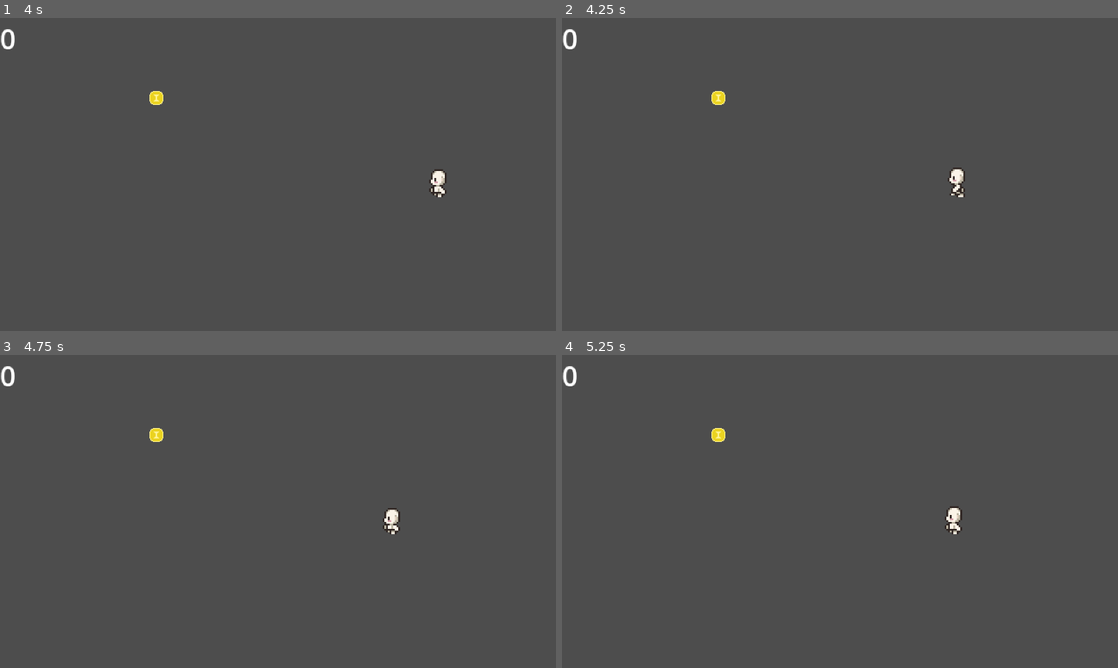
Above: before the commit, frames 1-4 (two rows, left to right).
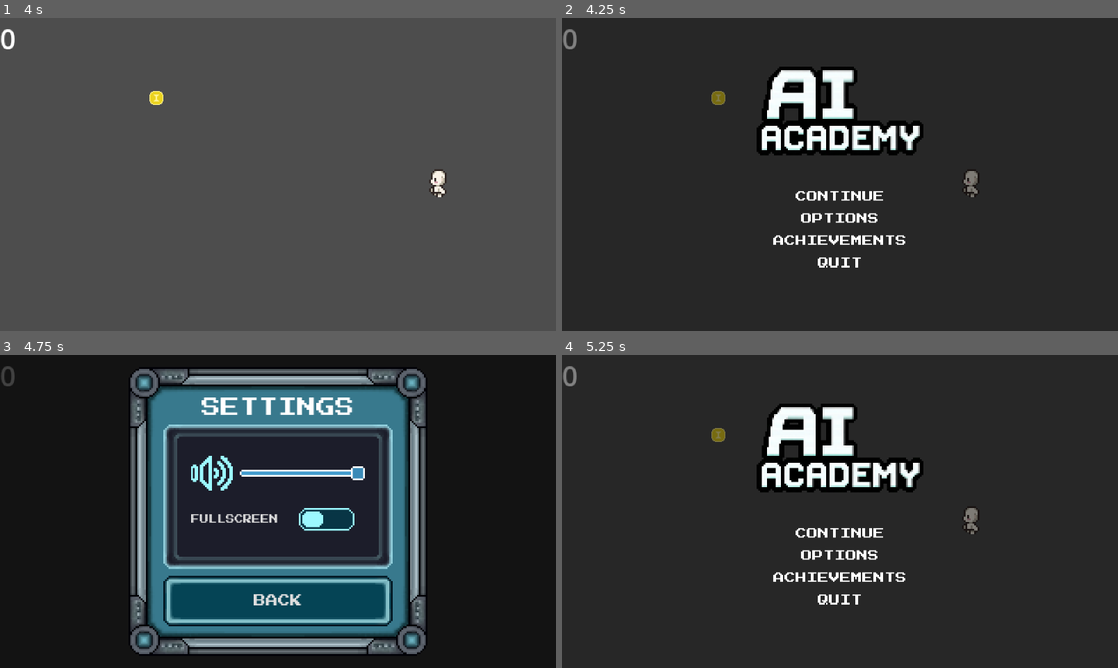
Above: after the commit, the same moments.

Repository: khriii/ai-academy
Game: Godot game, scene res://scenes/main/main.tscn
The game is run twice, just before and just after one commit, with the same random seed, the same clock (stepped at 60 frames per second) and the same inputs.
Inputs (mouse positions are in pixels of both pictures, inside the frame that each line leads up to):
- Up to frame 1 (4 s): tap Enter at 0.5 s; hold D (move_right) 0.53-1.28 s; tap Space (continue_dialogue) every 0.75 s from 0.6 to 3.6 s; hold S (move_down) 1.28-2.03 s; hold D (move_right) 2.03-2.78 s; hold W (move_up) 2.78-3.53 s; hold A (move_left) from 3.53 s (still down)
- Up to frame 2 (4.25 s): keep holding A (move_left); tap Escape (esc, bound only after the commit) at 4.15 s
- Up to frame 3 (4.75 s): release A (move_left) at 4.25 s; click (278, 555) at 4.25 s, where only the run after the commit has a clickable "OPTIONS"
- Up to frame 4 (5.25 s): click (840, 577) at 5 s, where only the run after the commit has a clickable "ACHIEVEMENTS"

Frame 1 is identical in both runs. In frame 2, 100% of the frame differs, in the area x 0-100%, y 0-100%; in frame 3, 95%; in frame 4, 100%.

Commit message:
implemented PauseMenu in the Main game scene. fixed a performance issue, all menus were be instantied instead of changing visibility. removed menu_handler file and transferred its content into the main_menu.gd file.

Diff:
--- a/project.godot
+++ b/project.godot
@@ -61,6 +61,11 @@
 , Object(InputEventMouseButton,"resource_local_to_scene":false,"resource_name":"","device":-1,"window_id":0,"alt_presse …(248 unchanged characters)…
 ]
 }
+esc={
+"deadzone": 0.2,
+"events": [Object(InputEventKey,"resource_local_to_scene":false,"resource_name":"","device":-1,"window_id":0,"alt_pressed":false,"shift_pressed":false,"ctrl_pressed":false,"meta_pressed":false,"pressed":false,"keycode":0,"physical_keycode":4194305,"key_label":0,"unicode":0,"location":0,"echo":false,"script":null)
+]
+}
 
 [physics]
 
--- a/scenes/main/main.gd
+++ b/scenes/main/main.gd
@@ -1,6 +1,8 @@
 extends Node2D
 
 @export var player: Player
+@export var pause_menu: PauseMenu
+
 
 func _ready() -> void:
 	var new_item = Item.new()
@@ -9,3 +11,14 @@
 	player.inventory.addItem(new_item)
 
 	print("Item: " + player.inventory.getItem(0).item_name)
+
+
+func _physics_process(_delta: float) -> void:
+	if Input.is_action_just_pressed("esc"):
+		if pause_menu:
+			if pause_menu.visible:
+				pause_menu._hide()
+				get_tree().paused = false
+			else:
+				pause_menu._show()
+				get_tree().paused = true
--- a/scenes/main/main.tscn
+++ b/scenes/main/main.tscn
@@ -4,16 +4,25 @@
 [ext_resource type="Script" uid="uid://vsi8326ynpr2" path="res://scenes/main/main.gd" id="1_k2fmo"]
 [ext_resource type="PackedScene" uid="uid://0dhqbdv8mth2" path="res://scenes/collectibles/coin.tscn" id="2_iuonh"]
 [ext_resource type="PackedScene" uid="uid://8y2umwl3jird" path="res://scenes/ui/ui.tscn" id="4_l3cfh"]
+[ext_resource type="PackedScene" uid="uid://cqj7rh8bbjgk" path="res://scenes/ui/menu/pause_menu/pause_menu.tscn" id="5_6q06x"]
 
-[node name="Main" type="Node2D" unique_id=1611986789 node_paths=PackedStringArray("player")]
+[node name="Main" type="Node2D" unique_id=1611986789 node_paths=PackedStringArray("player", "pause_menu")]
+process_mode = 3
 script = ExtResource("1_k2fmo")
-player = NodePath("Player")
+player = NodePath("Objects/Player")
+pause_menu = NodePath("PauseMenu")
 metadata/_edit_vertical_guides_ = [-14787.0]
 
-[node name="Player" parent="." unique_id=1023106120 instance=ExtResource("1_hyk8p")]
+[node name="PauseMenu" parent="." unique_id=1499191766 instance=ExtResource("5_6q06x")]
+visible = false
+
+[node name="Objects" type="Node2D" parent="." unique_id=1777306303]
+process_mode = 1
+
+[node name="Player" parent="Objects" unique_id=1023106120 instance=ExtResource("1_hyk8p")]
 position = Vector2(147, 97)
 
-[node name="Coin" parent="." unique_id=1100059931 instance=ExtResource("2_iuonh")]
+[node name="Coin" parent="Objects" unique_id=1100059931 instance=ExtResource("2_iuonh")]
 position = Vector2(90, 46)
 
-[node name="UI" parent="." unique_id=198059914 instance=ExtResource("4_l3cfh")]
+[node name="UI" parent="Objects" unique_id=198059914 instance=ExtResource("4_l3cfh")]
--- a/scenes/ui/menu/menu_handler.gd
+++ b/scenes/ui/menu/main_menu/main_menu.gd
@@ -1,7 +1,8 @@
-extends Node2D
+extends Control
 
 @export var scene_changer: SceneChanger
 @export var animation_player: AnimationPlayer
+@export var options_menu: OptionsMenu
 
 # Labels and Buttons
 @export var start_message_label: Label
@@ -10,8 +11,6 @@
 @export var options_button: Button
 @export var achievements_button: Button
 @export var exit_button: Button
-
-@export var options_menu_scene: PackedScene = preload("res://scenes/ui/menu/pause_menu/settings_menu/settings_menu.tscn")
 
 var first_input: bool = true
 
@@ -24,6 +23,7 @@
 	if not start_message_label: print_error("start_message_label missing")
 	if not animation_player: print_error("animation_player missing")
 	if not new_game_button: print_error("new_game_button missing")
+	if not options_menu: print_error("options_menu missing")
 	if not continue_button: print_error("continue_button missing")
 	if not options_button: print_error("options_button missing")
 	if not achievements_button: print_error("achievements_button missing")
@@ -70,9 +70,8 @@
 
 # Method run when user wants to open options menu (settings)
 func on_options_pressed():
-	if options_menu_scene:
-		var scene = options_menu_scene.instantiate()
-		self.add_child(scene)
+	if options_menu:
+		options_menu._show()
 
 # Method run when user wants to open achievements menu
 func on_achievements_pressed():
@@ -82,7 +81,6 @@
 func on_exit_pressed():
 	get_tree().quit()
 
-
 func _input(event: InputEvent) -> void:
 	if event is InputEventKey:
 		if event.pressed and event.keycode:
--- a/scenes/ui/menu/menu.tscn
+++ b/scenes/ui/menu/main_menu/main_menu.tscn
@@ -1,12 +1,13 @@
 [gd_scene format=3 uid="uid://cxy4xojvhmdil"]
 
-[ext_resource type="Script" uid="uid://cahgu2fcc5e06" path="res://scenes/ui/menu/menu_handler.gd" id="2_q18yf"]
-[ext_resource type="Script" uid="uid://dc2o5ljgvjscy" path="res://scripts/classes/scene_changer.gd" id="3_r4xos"]
-[ext_resource type="PackedScene" uid="uid://dby1qkve0afmi" path="res://scenes/main/main.tscn" id="4_05f3o"]
-[ext_resource type="Texture2D" uid="uid://chaqddooiduww" path="res://assets/sprites/ui/backgrounds/background.png" id="6_047m5"]
-[ext_resource type="Theme" uid="uid://g1ocbg82y04t" path="res://assets/themes/ui/menu/menu.tres" id="7_047m5"]
-[ext_resource type="Texture2D" uid="uid://bfgoxqpgxqos6" path="res://assets/sprites/ui/titles/title.png" id="7_1316l"]
-[ext_resource type="FontFile" uid="uid://brf58hjte31in" path="res://assets/fonts/PressStart2P-Regular.ttf" id="8_1316l"]
+[ext_resource type="Script" uid="uid://bnp0rcldny1cs" path="res://scenes/ui/menu/main_menu/main_menu.gd" id="1_3xn5e"]
+[ext_resource type="Script" uid="uid://dc2o5ljgvjscy" path="res://scripts/classes/scene_changer.gd" id="2_3wc3c"]
+[ext_resource type="PackedScene" uid="uid://dby1qkve0afmi" path="res://scenes/main/main.tscn" id="3_w55h4"]
+[ext_resource type="Texture2D" uid="uid://chaqddooiduww" path="res://assets/sprites/ui/backgrounds/background.png" id="4_e72yv"]
+[ext_resource type="Texture2D" uid="uid://bfgoxqpgxqos6" path="res://assets/sprites/ui/titles/title.png" id="5_va6oq"]
+[ext_resource type="FontFile" uid="uid://brf58hjte31in" path="res://assets/fonts/PressStart2P-Regular.ttf" id="6_mud7k"]
+[ext_resource type="Theme" uid="uid://g1ocbg82y04t" path="res://assets/themes/ui/menu/menu.tres" id="7_qchlq"]
+[ext_resource type="PackedScene" uid="uid://1yi6eqx3s8c3" path="res://scenes/ui/menu/options_menu/options_menu.tscn" id="8_rok12"]
 
 [sub_resource type="StyleBoxEmpty" id="StyleBoxEmpty_1316l"]
 content_margin_top = 6.0
@@ -125,28 +126,27 @@
 &"menu_in": SubResource("Animation_2nsh4")
 }
 
-[node name="Menu" type="Control" unique_id=1125525901]
+[node name="MainMenu" type="Control" unique_id=1125525901 node_paths=PackedStringArray("scene_changer", "animation_player", "options_menu", "start_message_label", "new_game_button", "continue_button", "options_button", "achievements_button", "exit_button")]
 layout_mode = 3
 anchors_preset = 15
 anchor_right = 1.0
 anchor_bottom = 1.0
 grow_horizontal = 2
 grow_vertical = 2
-
-[node name="MenuHandler" type="Node2D" parent="." unique_id=1073118471 node_paths=PackedStringArray("scene_changer", "animation_player", "start_message_label", "new_game_button", "continue_button", "options_button", "achievements_button", "exit_button")]
-script = ExtResource("2_q18yf")
-scene_changer = NodePath("../SceneChanger")
-animation_player = NodePath("../AnimationPlayer")
-start_message_label = NodePath("../StartMessageLabel")
-new_game_button = NodePath("../ButtonsContainer/NewGameButton")
-continue_button = NodePath("../ButtonsContainer/ContinueButton")
-options_button = NodePath("../ButtonsContainer/OptionsButton")
-achievements_button = NodePath("../ButtonsContainer/AchievementsButton")
-exit_button = NodePath("../ButtonsContainer/ExitButton")
+script = ExtResource("1_3xn5e")
+scene_changer = NodePath("SceneChanger")
+animation_player = NodePath("AnimationPlayer")
+options_menu = NodePath("OptionsMenu")
+start_message_label = NodePath("StartMessageLabel")
+new_game_button = NodePath("ButtonsContainer/NewGameButton")
+continue_button = NodePath("ButtonsContainer/ContinueButton")
+options_button = NodePath("ButtonsContainer/OptionsButton")
+achievements_button = NodePath("ButtonsContainer/AchievementsButton")
+exit_button = NodePath("ButtonsContainer/ExitButton")
 
 [node name="SceneChanger" type="Node2D" parent="." unique_id=1509841649]
-script = ExtResource("3_r4xos")
-next_scene = ExtResource("4_05f3o")
+script = ExtResource("2_3wc3c")
+next_scene = ExtResource("3_w55h4")
 metadata/_custom_type_script = "uid://dc2o5ljgvjscy"
 
 [node name="ColorRect" type="ColorRect" parent="." unique_id=2127054234]
@@ -254,9 +254,12 @@
 layout_mode = 2
 size_flags_horizontal = 4
 theme_override_colors/font_color = Color(1, 1, 1, 1)
-theme_override_fonts/font = ExtResource("8_1316l")
+theme_override_fonts/font = ExtResource("6_mud7k")
 theme_override_styles/normal = SubResource("StyleBoxEmpty_2nsh4")
 text = "EXIT"
 
 [node name="AnimationPlayer" type="AnimationPlayer" parent="." unique_id=1772491313]
 libraries/ = SubResource("AnimationLibrary_afxhl")
+
+[node name="OptionsMenu" parent="." unique_id=2104268155 instance=ExtResource("8_rok12")]
+visible = false
--- a/scenes/ui/menu/pause_menu/settings_menu/settings_menu.gd
+++ b/scenes/ui/menu/options_menu/options_menu.gd
@@ -1,11 +1,11 @@
-class_name SettingsMenu
+class_name OptionsMenu
 extends CanvasLayer
 
 @export var fullscreen_check_button: CheckButton
 @export var volume_slider: HSlider
 @export var exit_button: Button
 
-var filename: String = "settings_menu.gd"
+var filename: String = "options_menu.gd"
 
 func _ready() -> void:
 	check_nodes()
@@ -25,6 +25,11 @@
 	if not volume_slider: print_error("volume_slider missing")
 	if not exit_button: print_error("exit_button missing")
 
+func _show():
+	self.visible = true
+
+func _hide():
+	self.visible = false
 
 func _on_fullscreen_checkbox_toggled(button_pressed: bool):
 	if button_pressed:
@@ -36,4 +41,4 @@
 	pass
 
 func _on_exit_button_pressed():
-	visible = false
+	self._hide()
--- a/scenes/ui/menu/pause_menu/settings_menu/settings_menu.tscn
+++ b/scenes/ui/menu/options_menu/options_menu.tscn
@@ -1,23 +1,23 @@
 [gd_scene format=3 uid="uid://1yi6eqx3s8c3"]
 
-[ext_resource type="Script" uid="uid://b42n5so2jw3is" path="res://scenes/ui/menu/pause_menu/settings_menu/settings_menu.gd" id="1_x1qsb"]
-[ext_resource type="Texture2D" uid="uid://cc33kx3ojt5ke" path="res://assets/sprites/ui/elements/menu/menu.png" id="2_ncmfy"]
-[ext_resource type="Theme" uid="uid://bk1umnho7s31p" path="res://assets/themes/ui/holo/holo.tres" id="3_3rkpm"]
-[ext_resource type="Texture2D" uid="uid://bxsbtg20dj30h" path="res://assets/sprites/ui/elements/menu/menu_2.png" id="3_prlcr"]
-[ext_resource type="Texture2D" uid="uid://c64e26nih8i0s" path="res://assets/sprites/ui/icons/audio_icon.png" id="5_csm3m"]
+[ext_resource type="Script" uid="uid://b42n5so2jw3is" path="res://scenes/ui/menu/options_menu/options_menu.gd" id="1_agnke"]
+[ext_resource type="Texture2D" uid="uid://cc33kx3ojt5ke" path="res://assets/sprites/ui/elements/menu/menu.png" id="2_olp02"]
+[ext_resource type="Theme" uid="uid://bk1umnho7s31p" path="res://assets/themes/ui/holo/holo.tres" id="3_xfglt"]
+[ext_resource type="Texture2D" uid="uid://bxsbtg20dj30h" path="res://assets/sprites/ui/elements/menu/menu_2.png" id="4_enjhm"]
+[ext_resource type="Texture2D" uid="uid://c64e26nih8i0s" path="res://assets/sprites/ui/icons/audio_icon.png" id="5_vs76l"]
 
 [sub_resource type="StyleBoxFlat" id="StyleBoxFlat_prlcr"]
 bg_color = Color(0, 0, 0, 0.49411765)
 
 [sub_resource type="StyleBoxTexture" id="StyleBoxTexture_qm7bs"]
-texture = ExtResource("2_ncmfy")
+texture = ExtResource("2_olp02")
 texture_margin_left = 40.0
 texture_margin_top = 40.0
 texture_margin_right = 40.0
 texture_margin_bottom = 40.0
 
 [sub_resource type="StyleBoxTexture" id="StyleBoxTexture_alcku"]
-texture = ExtResource("3_prlcr")
+texture = ExtResource("4_enjhm")
 texture_margin_left = 11.0
 texture_margin_top = 11.0
 texture_margin_right = 11.0
@@ -25,13 +25,13 @@
 
 [sub_resource type="ShaderMaterial" id="ShaderMaterial_alcku"]
 
-[node name="SettingsMenu" type="CanvasLayer" unique_id=2104268155 node_paths=PackedStringArray("fullscreen_check_button", "volume_slider", "exit_button")]
-script = ExtResource("1_x1qsb")
+[node name="OptionsMenu" type="CanvasLayer" unique_id=2104268155 node_paths=PackedStringArray("fullscreen_check_button", "volume_slider", "exit_button")]
+script = ExtResource("1_agnke")
 fullscreen_check_button = NodePath("Panel/MarginContainer/VBoxContainer/PanelContainer/MarginContainer/VBoxContainer/FullscreenCheckButton")
 volume_slider = NodePath("Panel/MarginContainer/VBoxContainer/PanelContainer/MarginContainer/VBoxContainer/HBoxContainer/VolumeSlider")
 exit_button = NodePath("Panel/MarginContainer/VBoxContainer/ExitButton")
 
-[node name="PanelOpaque" type="Panel" parent="." unique_id=693264009]
+[node name="BackgroundTrasparentPanel" type="Panel" parent="." unique_id=693264009]
 anchors_preset = 15
 anchor_right = 1.0
 anchor_bottom = 1.0
--- a/scenes/ui/menu/pause_menu/pause_menu.gd
+++ b/scenes/ui/menu/pause_menu/pause_menu.gd
@@ -1,32 +1,39 @@
-extends Control
+class_name PauseMenu
+extends CanvasLayer
 
-@export var resume_button: Button
-@export var settings_button: Button
-@export var settings_menu: SettingsMenu
+@export var continue_button: Button
+@export var options_button: Button
+@export var options_menu: OptionsMenu
 
 var filename = "pause_menu.gd"
 
 func _ready() -> void:
 	check_nodes()
 
-	if resume_button:
-		resume_button.pressed.connect(_on_resume_button_pressed)
-	if settings_button:
-		settings_button.pressed.connect(_on_settings_button_pressed)
+	if continue_button:
+		continue_button.pressed.connect(on_continue_button_pressed)
+	if options_button:
+		options_button.pressed.connect(on_options_button_pressed)
+	if options_menu:
+		options_menu._hide()
 
 func print_error(error_message):
 	print(filename + ": " + error_message)
 
 func check_nodes():
-	if not resume_button: print_error("resume_button missing")
-	if not settings_button: print_error("settings_button missing")
-	if not settings_menu: print_error("settings_menu missing")
+	if not continue_button: print_error("continue_button missing")
+	if not options_button: print_error("options_button missing")
+	if not options_menu: print_error("options_menu missing")
 
-func _on_resume_button_pressed():
-	queue_free()
+func _show():
+	self.visible = true
 
-func _on_settings_button_pressed():
-	print("open settings")
+func _hide():
+	self.visible = false
+	get_tree().paused = false
 
-	if settings_menu:
-		settings_menu.visible = true
+func on_continue_button_pressed():
+	self._hide()
+
+func on_options_button_pressed():
+	if options_menu: options_menu._show()
--- a/scenes/ui/menu/pause_menu/pause_menu.tscn
+++ b/scenes/ui/menu/pause_menu/pause_menu.tscn
@@ -1,50 +1,95 @@
 [gd_scene format=3 uid="uid://cqj7rh8bbjgk"]
 
 [ext_resource type="Script" uid="uid://dm3ofkrq2flxv" path="res://scenes/ui/menu/pause_menu/pause_menu.gd" id="1_d7mpl"]
-[ext_resource type="PackedScene" uid="uid://1yi6eqx3s8c3" path="res://scenes/ui/menu/pause_menu/settings_menu/settings_menu.tscn" id="2_hbysy"]
+[ext_resource type="Texture2D" uid="uid://bfgoxqpgxqos6" path="res://assets/sprites/ui/titles/title.png" id="2_go30t"]
+[ext_resource type="Theme" uid="uid://g1ocbg82y04t" path="res://assets/themes/ui/menu/menu.tres" id="3_ajc8u"]
+[ext_resource type="FontFile" uid="uid://brf58hjte31in" path="res://assets/fonts/PressStart2P-Regular.ttf" id="4_2tjv6"]
+[ext_resource type="PackedScene" uid="uid://1yi6eqx3s8c3" path="res://scenes/ui/menu/options_menu/options_menu.tscn" id="5_ajc8u"]
 
-[node name="PauseMenu" type="Control" unique_id=1031480872 node_paths=PackedStringArray("resume_button", "settings_button", "settings_menu")]
-layout_mode = 3
+[sub_resource type="StyleBoxFlat" id="StyleBoxFlat_8slkm"]
+bg_color = Color(0, 0, 0, 0.49411765)
+
+[sub_resource type="StyleBoxEmpty" id="StyleBoxEmpty_ibkr2"]
+content_margin_top = 6.0
+content_margin_bottom = 6.0
+
+[node name="PauseMenu" type="CanvasLayer" unique_id=1499191766 node_paths=PackedStringArray("continue_button", "options_button", "options_menu")]
+process_mode = 3
+script = ExtResource("1_d7mpl")
+continue_button = NodePath("ButtonsContainer/ContinueButton")
+options_button = NodePath("ButtonsContainer/OptionsButton")
+options_menu = NodePath("OptionsMenu")
+
+[node name="BackgroundTrasparentPanel" type="Panel" parent="." unique_id=1037599698]
 anchors_preset = 15
 anchor_right = 1.0
 anchor_bottom = 1.0
 grow_horizontal = 2
 grow_vertical = 2
-script = ExtResource("1_d7mpl")
-resume_button = NodePath("ResumeButton")
-settings_button = NodePath("SettingsButton")
-settings_menu = NodePath("SettingsMenu")
+theme_override_styles/panel = SubResource("StyleBoxFlat_8slkm")
 
-[node name="ResumeButton" type="Button" parent="." unique_id=1319155094]
-layout_mode = 1
+[node name="GameTitle" type="TextureRect" parent="." unique_id=1054809185]
 anchors_preset = 8
 anchor_left = 0.5
 anchor_top = 0.5
 anchor_right = 0.5
 anchor_bottom = 0.5
-offset_left = -4.0
-offset_top = -4.0
-offset_right = 4.0
-offset_bottom = 4.0
+offset_left = -50.0
+offset_top = -66.0
+offset_right = 50.00009
+offset_bottom = -7.9990616
 grow_horizontal = 2
 grow_vertical = 2
-text = "Resume"
+texture = ExtResource("2_go30t")
 
-[node name="SettingsButton" type="Button" parent="." unique_id=952532063]
-layout_mode = 1
+[node name="ButtonsContainer" type="VBoxContainer" parent="." unique_id=1670700539]
+self_modulate = Color(1, 1, 1, 0.54999995)
 anchors_preset = 8
 anchor_left = 0.5
 anchor_top = 0.5
 anchor_right = 0.5
 anchor_bottom = 0.5
-offset_left = -35.0
-offset_top = 19.5
-offset_right = 35.0
-offset_bottom = 50.5
+offset_left = -115.0
+offset_top = -53.000008
+offset_right = 115.0
+offset_bottom = 147.0
 grow_horizontal = 2
 grow_vertical = 2
-text = "Settings"
+scale = Vector2(0.4, 0.4)
+pivot_offset = Vector2(115, 100)
+theme = ExtResource("3_ajc8u")
 
-[node name="SettingsMenu" parent="." unique_id=790654355 instance=ExtResource("2_hbysy")]
+[node name="ContinueButton" type="Button" parent="ButtonsContainer" unique_id=2056856324]
+layout_mode = 2
+size_flags_horizontal = 4
+theme_override_colors/font_color = Color(1, 1, 1, 1)
+theme_override_fonts/font = ExtResource("4_2tjv6")
+theme_override_styles/normal = SubResource("StyleBoxEmpty_ibkr2")
+text = "CONTINUE"
+
+[node name="OptionsButton" type="Button" parent="ButtonsContainer" unique_id=2014570862]
+layout_mode = 2
+size_flags_horizontal = 4
+theme_override_colors/font_color = Color(1, 1, 1, 1)
+theme_override_fonts/font = ExtResource("4_2tjv6")
+theme_override_styles/normal = SubResource("StyleBoxEmpty_ibkr2")
+text = "OPTIONS"
+
+[node name="AchievementsButton" type="Button" parent="ButtonsContainer" unique_id=2126258033]
+layout_mode = 2
+size_flags_horizontal = 4
+theme_override_colors/font_color = Color(1, 1, 1, 1)
+theme_override_fonts/font = ExtResource("4_2tjv6")
+theme_override_styles/normal = SubResource("StyleBoxEmpty_ibkr2")
+text = "ACHIEVEMENTS"
+
+[node name="QuitButton" type="Button" parent="ButtonsContainer" unique_id=1933878464]
+layout_mode = 2
+size_flags_horizontal = 4
+theme_override_colors/font_color = Color(1, 1, 1, 1)
+theme_override_fonts/font = ExtResource("4_2tjv6")
+theme_override_styles/normal = SubResource("StyleBoxEmpty_ibkr2")
+text = "QUIT"
+
+[node name="OptionsMenu" parent="." unique_id=2104268155 instance=ExtResource("5_ajc8u")]
 visible = false
-layout_mode = 1
Not shown, added: scenes/ui/menu/main_menu/main_menu.gd.uid
Not shown: 7 places in scenes/ui/menu/main_menu/main_menu.tscn that only renumber resources
Not shown, removed: scenes/ui/menu/menu_handler.gd.uid
Renamed: scenes/ui/menu/pause_menu/settings_menu/settings_menu.gd.uid -> scenes/ui/menu/options_menu/options_menu.gd.uid
Not shown: 3 places in scenes/ui/menu/options_menu/options_menu.tscn that only renumber resources
Not shown, added: scenes/ui/menu/pause_menu/pause_menu.tscn554284489.tmp
